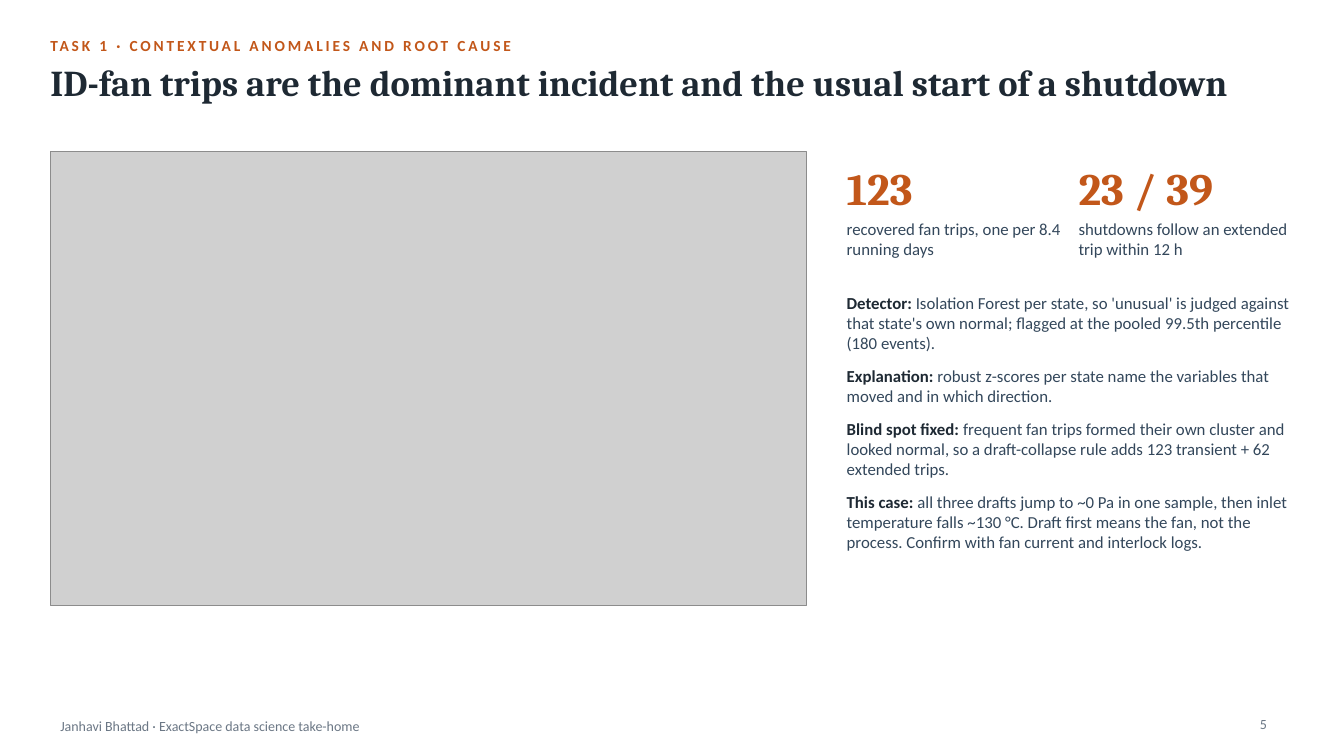
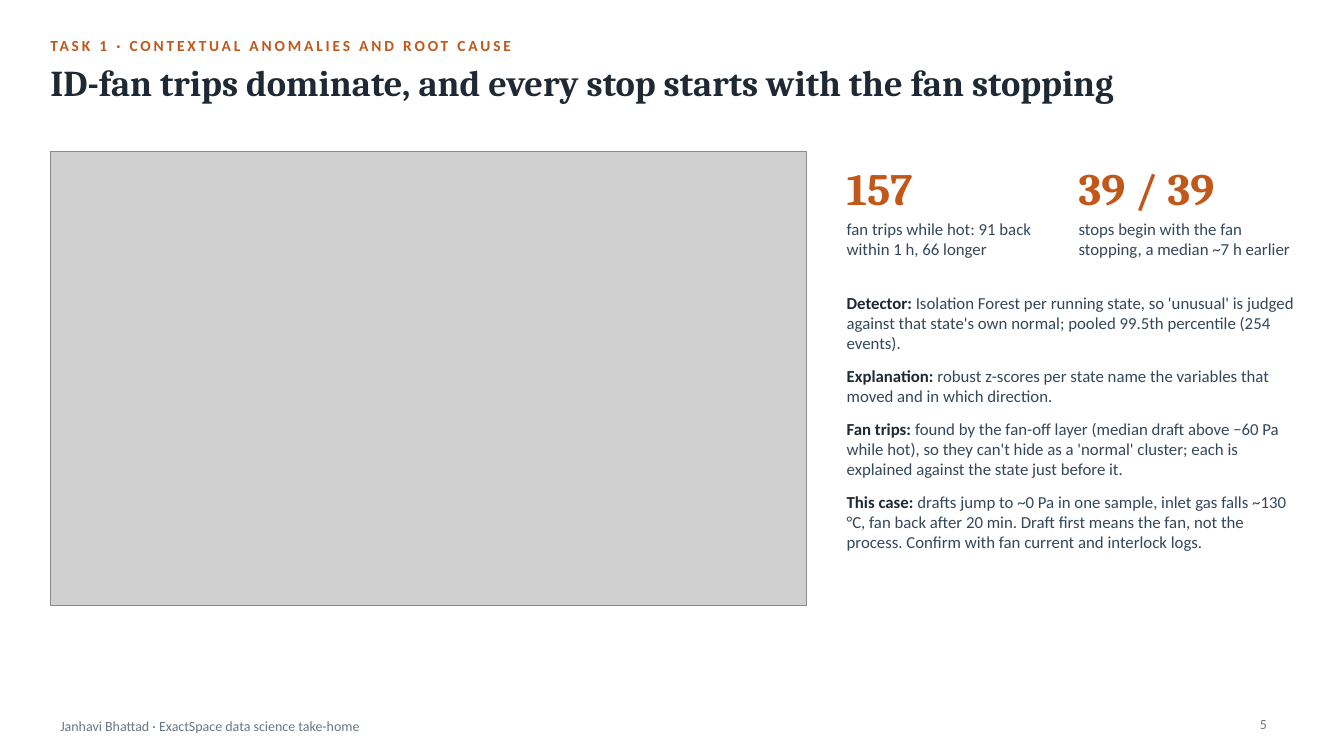
Before and after one commit to Janhwhy/exactspace-assignment, a slide deck: slide 5 of Final_Presentation.pptx. Drawn at 1344x756 pixels with LibreOffice and Linux fonts; fonts in the diff are those of the drawing; grey boxes stand for pictures. Boxes give left, top, right and bottom in pixels: in the first picture for what was removed or moved away, otherwise in the second. Text is boxed around its words. In the diff, an @@ line names an element or a change of style, - is before the commit and + after.

```diff
--- a/Final_Presentation.pptx
+++ b/Final_Presentation.pptx
@@ text at bbox=[50, 70, 1114, 104]: text changed @@
-ID-fan trips are the dominant incident and the usual start of a shutdown
+ID-fan trips dominate, and every stop starts with the fan stopping
@@ text at bbox=[847, 175, 913, 206]: text changed @@
-123
+157
@@ text at bbox=[1079, 174, 1215, 206]: text changed @@
-23 / 39
+39 / 39
@@ text at bbox=[847, 223, 1031, 258]: text changed @@
-recovered fan trips, one per 8.4 running days
+fan trips while hot: 91 back within 1 h, 66 longer
@@ text at bbox=[1079, 223, 1290, 258]: text changed @@
-shutdowns follow an extended trip within 12 h
+stops begin with the fan stopping, a median ~7 h earlier
@@ text at bbox=[847, 297, 1294, 351]: text changed @@
-Detector: Isolation Forest per state, so 'unusual' is judged against that state's own normal; flagged at the pooled 99.5th percentile (180 events).
+Detector: Isolation Forest per running state, so 'unusual' is judged against that state's own normal; pooled 99.5th percentile (254 events).
@@ text at bbox=[847, 423, 1286, 551]: text changed @@
-Blind spot fixed: frequent fan trips formed their own cluster and looked normal, so a draft-collapse rule adds 123 transient + 62 extended trips.
-This case: all three drafts jump to ~0 Pa in one sample, then inlet temperature falls ~130 °C. Draft first means the fan, not the process. Confirm with fan current and interlock logs.
+Fan trips: found by the fan-off layer (median draft above −60 Pa while hot), so they can't hide as a 'normal' cluster; each is explained against the state just before it.
+This case: drafts jump to ~0 Pa in one sample, inlet gas falls ~130 °C, fan back after 20 min. Draft first means the fan, not the process. Confirm with fan current and interlock logs.
```
Also in this commit, not shown: 5 other slides changed, 37 other files.
